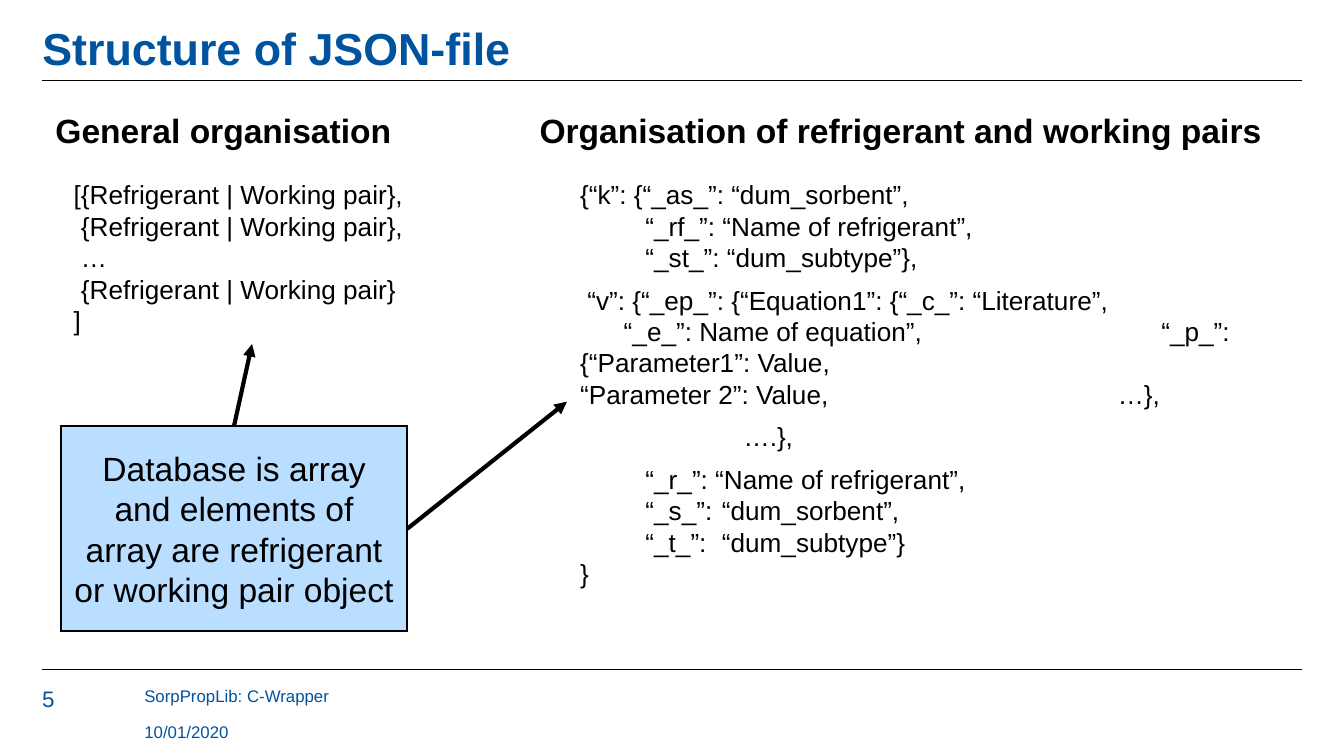
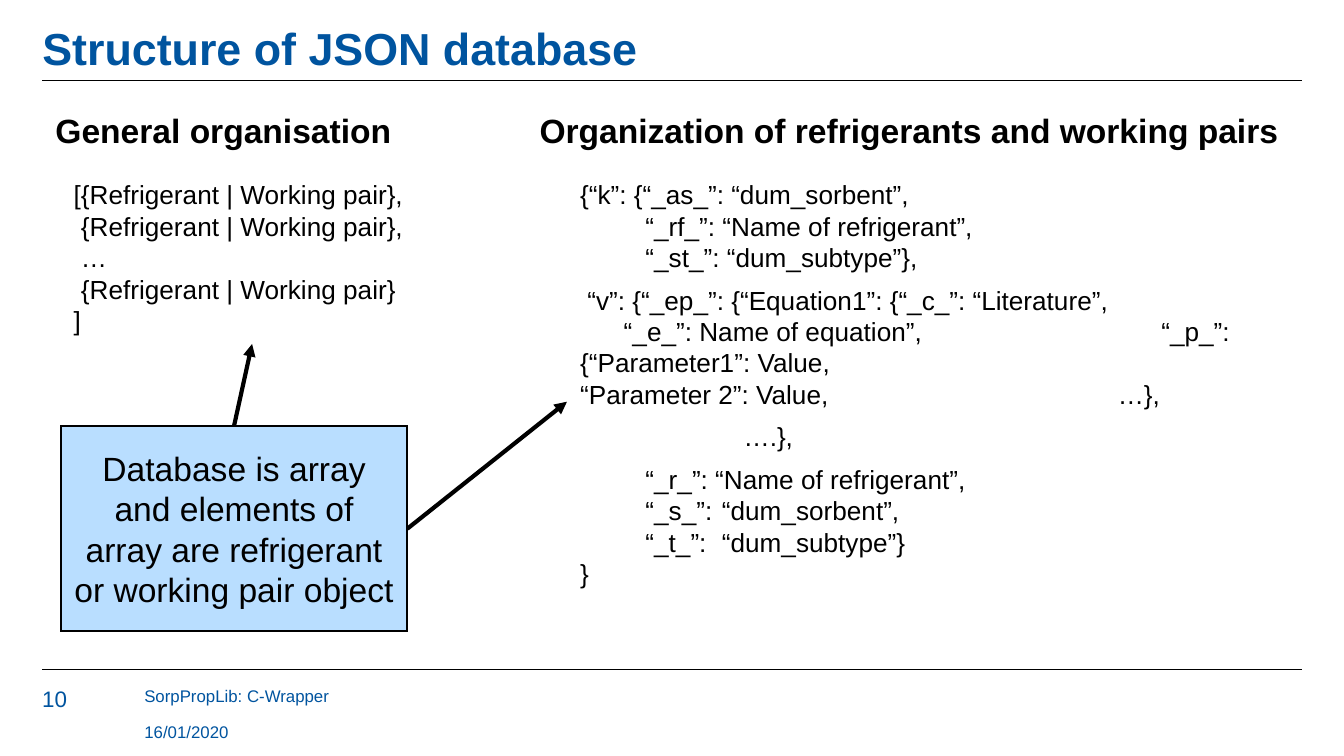
Before and after one commit to carlesRT/sorpproplib_JSON, a slide deck: slide 10 of c_wrapper/SorpPropLib_CWrapper.pptx (slide 5 before the commit). Drawn at 1344x756 pixels with LibreOffice and Linux fonts; fonts in the diff are those of the drawing; background and template pictures are left out. Boxes give left, top, right and bottom in pixels: in the first picture for what was removed or moved away, otherwise in the second. Text is boxed around its words. In the diff, an @@ line names an element or a change of style, - is before the commit and + after.

```diff
--- a/c_wrapper/SorpPropLib_CWrapper.pptx
+++ b/c_wrapper/SorpPropLib_CWrapper.pptx
@@ title at (42, 32, 637, 66): text changed; text colour #00539E to #00549F @@
-Structure of JSON-file
+Structure of JSON database
@@ text at (540, 118, 1278, 149): text changed @@
-Organisation of refrigerant and working pairs
+Organization of refrigerants and working pairs
@@ page number at (42, 691, 67, 708): text changed @@
-5
+10
@@ text at (144, 725, 228, 739): text changed @@
-10/01/2020
+16/01/2020
```
Also in this commit, not shown: 6 other slides changed, 7 slides added, 7 slides removed.
